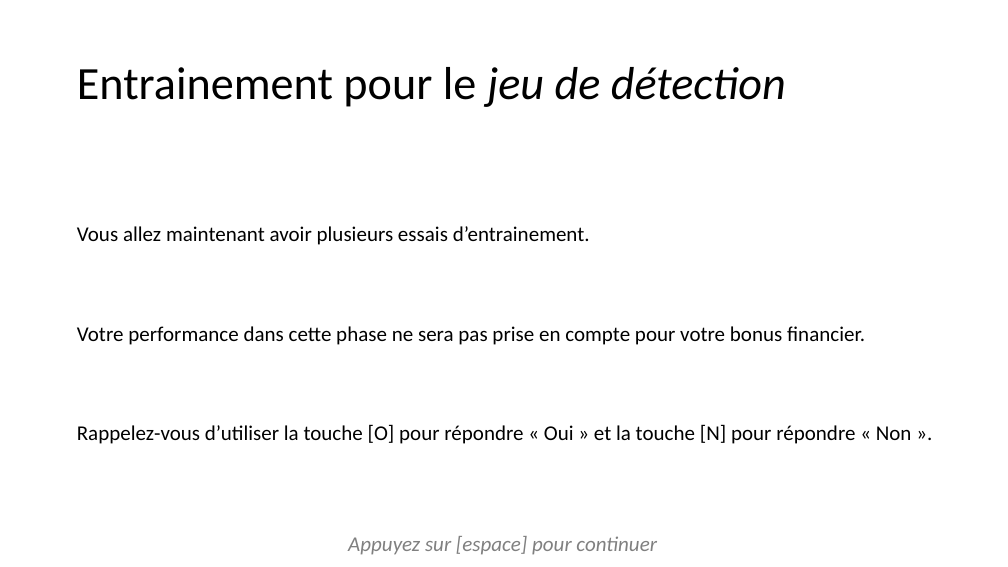
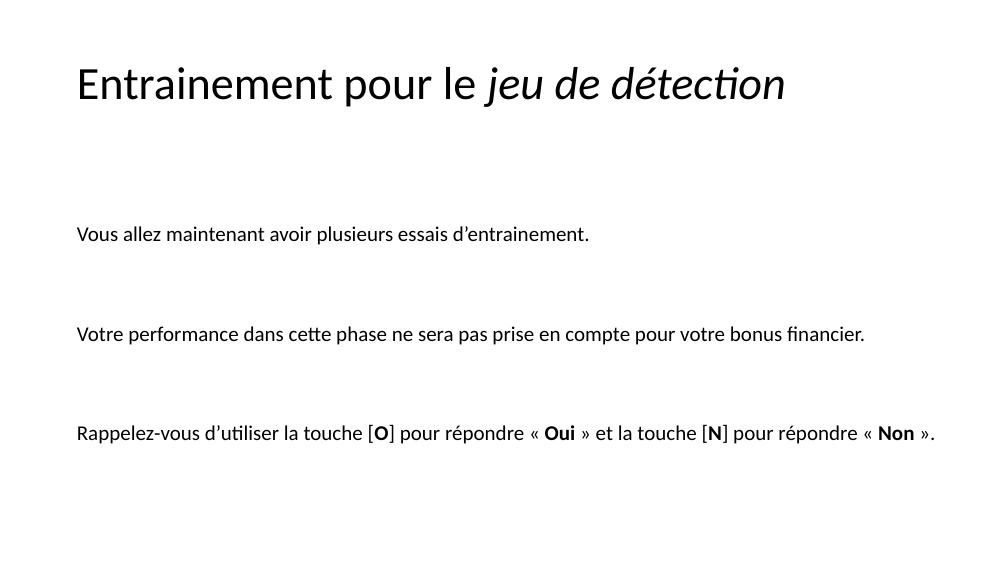
Before and after one commit to MBB-team/Online_Testing, a slide deck: slide 6 of Emotion_Regulation_JS/instructions/instructionsDiapo.pptx (slide 5 before the commit). Drawn at 1008x567 pixels with LibreOffice and Linux fonts; fonts in the diff are those of the drawing. Boxes give left, top, right and bottom in pixels: in the first picture for what was removed or moved away, otherwise in the second. Text is boxed around its words. In the diff, an @@ line names an element or a change of style, - is before the commit and + after.

```diff
--- a/Emotion_Regulation_JS/instructions/instructionsDiapo.pptx
+++ b/Emotion_Regulation_JS/instructions/instructionsDiapo.pptx
@@ text at (77,424,914,444): bold on in "[O] Oui [N] Non" @@
@@ text removed at (348,536,657,555) @@
-Appuyez sur [espace] pour continuer
```
Also in this commit, not shown: 6 other slides changed, 4 slides added, 4 slides removed, 16 other files.
